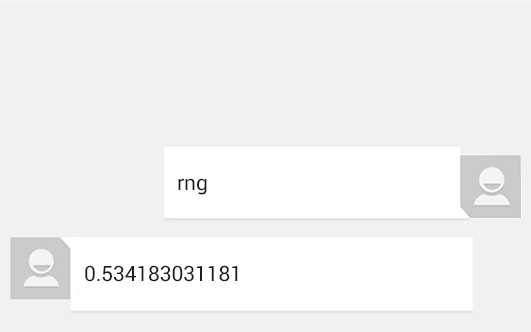
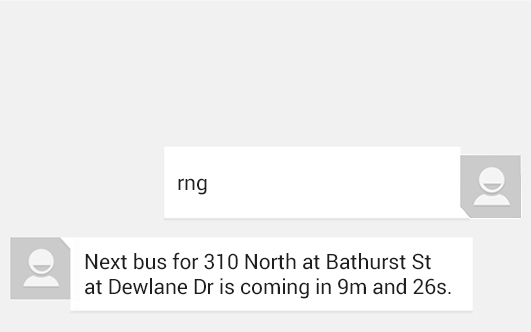
Before/after of a 531px x 332px layered artwork. What changed in the layer stack:
renamed "BA2200: 12 available of 12 machines (0.0% busy)" to "Next bus for 310 North at Bathurst St at Dewlane Dr is coming i", showed it, painted on it over left=85, top=252, right=451, bottom=299
hid "0.534183031181" over left=85, top=265, right=238, bottom=282
